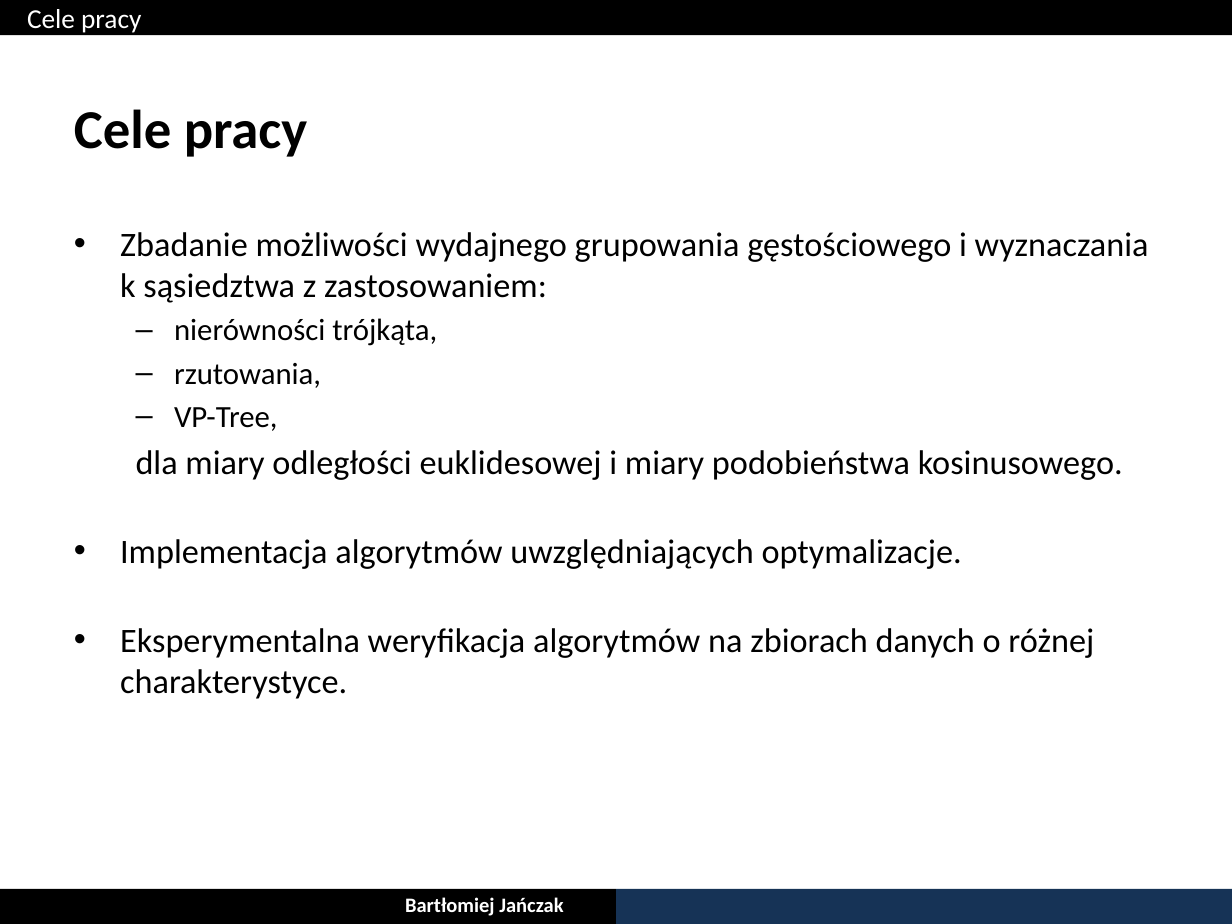
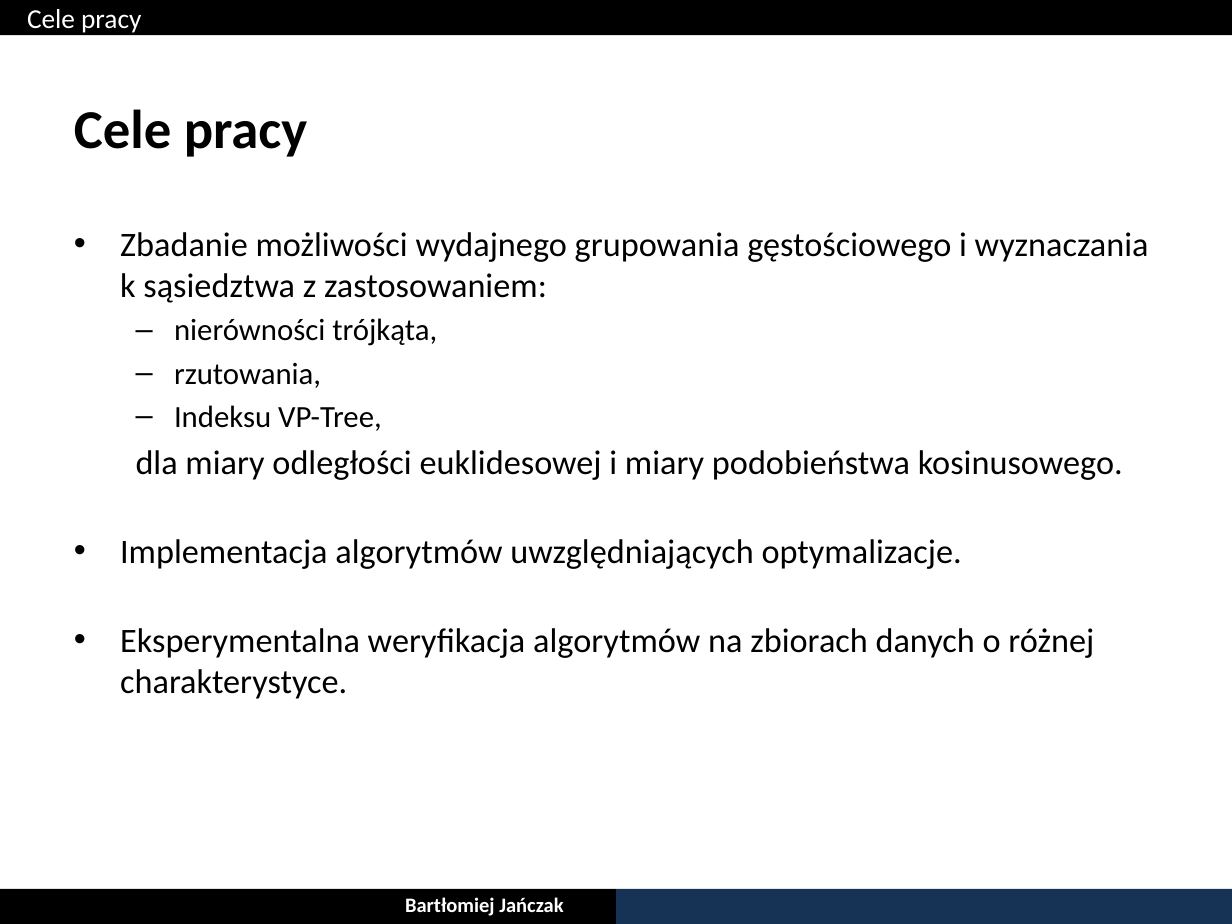
Before and after one commit to bjanczak/mgr, a slide deck: slide 3 of documents/prezentacja/Bartlomiej_Janczak_22_06_2013.pptx. Drawn at 1232x924 pixels with LibreOffice and Linux fonts; fonts in the diff are those of the drawing. Boxes give left, top, right and bottom in pixels: in the first picture for what was removed or moved away, otherwise in the second. Text is boxed around its words. In the diff, an @@ line names an element or a change of style, - is before the commit and + after.

```diff
--- a/documents/prezentacja/Bartlomiej_Janczak_22_06_2013.pptx
+++ b/documents/prezentacja/Bartlomiej_Janczak_22_06_2013.pptx
@@ text at bbox=[174, 405, 382, 431]: text changed @@
-  – VP-Tree,
+  – Indeksu VP-Tree,
```
Also in this commit, not shown: 2 other slides changed, 8 other files.
